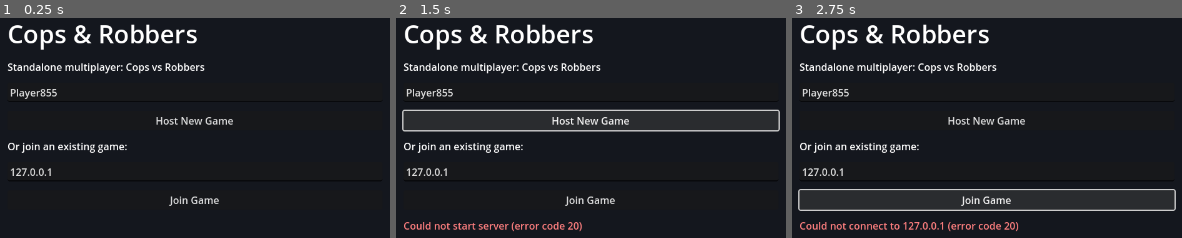
Above: before the commit, frames 1-3 (left to right).
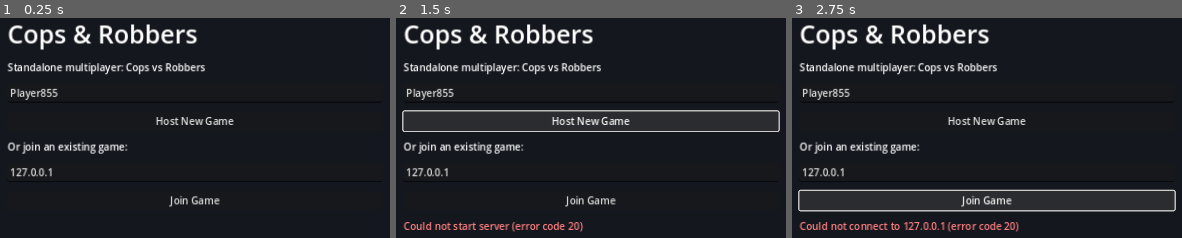
Above: after the commit, the same moments.

Repository: agever46/GameDev
Game: Godot game, scene res://scenes/Main.tscn
Two runs of this game, one before a commit and one after it. Both use one fixed random seed, a clock stepped at 60 frames per second and the inputs below.
Inputs:
- Up to frame 1 (0.25 s): no input
- Up to frame 2 (1.5 s): tap Enter at 0.5 s; hold D (move_right) 0.53-1.25 s; tap Space (ability) at 0.6 s; click "Host New Game" at 1.25 s
- Up to frame 3 (2.75 s): click "Join Game" at 2 s

The runs differ from the first frame. In frame 1, 3.8% of the frame differs, in the area x 1-60%, y 2-86%; in frame 2, 6.4%; in frame 3, 6.5%, in the area x 1-99%, y 2-98%.

Commit message:
Fix game rendering as a tiny box inside a black window
project.godot set a base viewport size (1280x720) but never a stretch
mode, so Godot defaulted to stretch/mode="disabled": once the actual
OS window was resized/maximized bigger than 1280x720, the rendered
content stayed pinned at its fixed pixel size instead of scaling to
fill the window, leaving most of the window black. Confirmed via a
screenshot from a real Windows playtest.

Set stretch mode to "canvas_items" with aspect "keep" so the game
content always scales to fill whatever window size it's actually
given. Also removed the temporary [DIAG] prints added to debug the
earlier UI-not-rendering issue, now resolved.

Co-Authored-By: Claude Sonnet 5 <noreply@anthropic.com>
Claude-Session: https://claude.ai/code/session_01Sctt7KYx5jkBZc8VFXs8HH

Diff:
--- a/project.godot
+++ b/project.godot
@@ -21,6 +21,8 @@
 
 window/size/viewport_width=1280
 window/size/viewport_height=720
+window/stretch/mode="canvas_items"
+window/stretch/aspect="keep"
 
 [physics]
 
--- a/scripts/main.gd
+++ b/scripts/main.gd
@@ -26,9 +26,6 @@
 	_show_ui(MainMenuUI.new())
 
 	_handle_cmdline_args()
-
-	print("[DIAG] window size=", get_window().size, " ui_layer.visible=", ui_layer.visible, " ui_layer children=", ui_layer.get_child_count())
-	print("[DIAG] current_ui=", current_ui, " visible=", current_ui.visible if current_ui else "n/a", " rect=", current_ui.get_rect() if current_ui else "n/a", " children=", current_ui.get_child_count() if current_ui else -1)
 
 func _on_state_changed(new_state: int) -> void:
 	match new_state:
